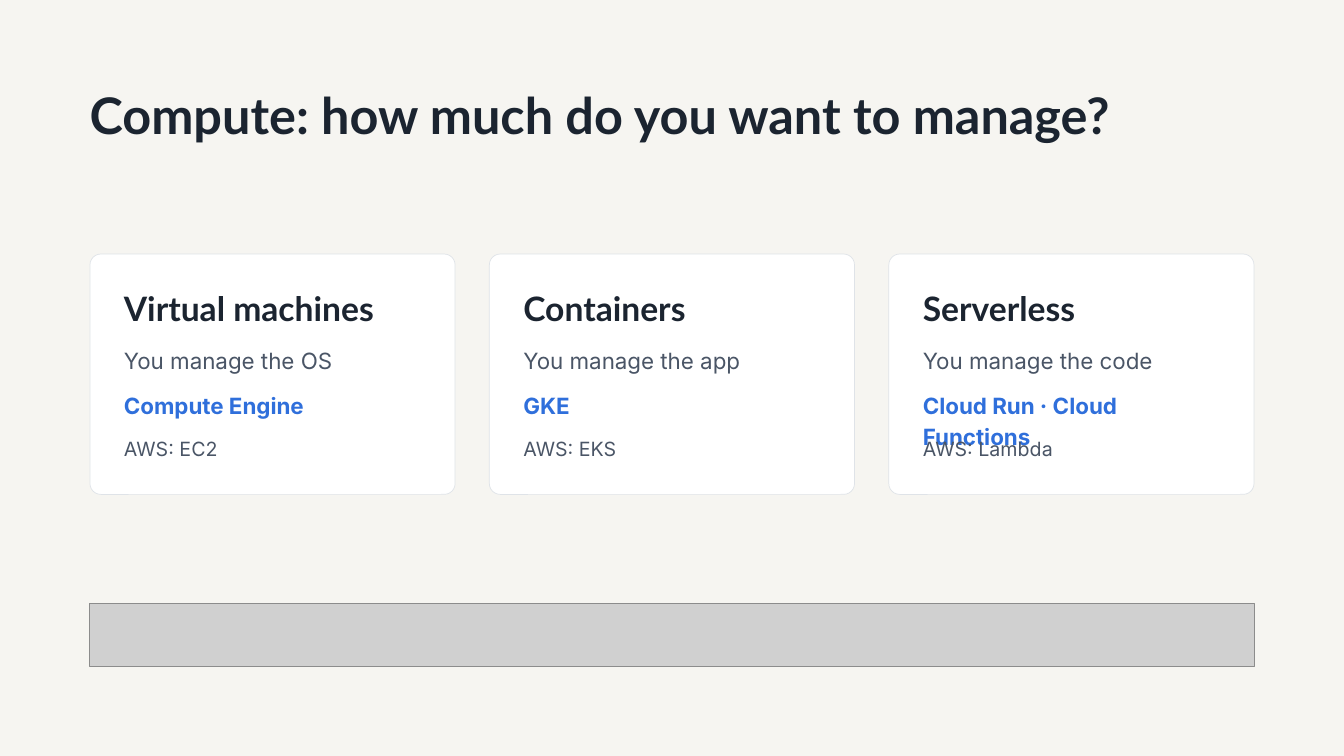
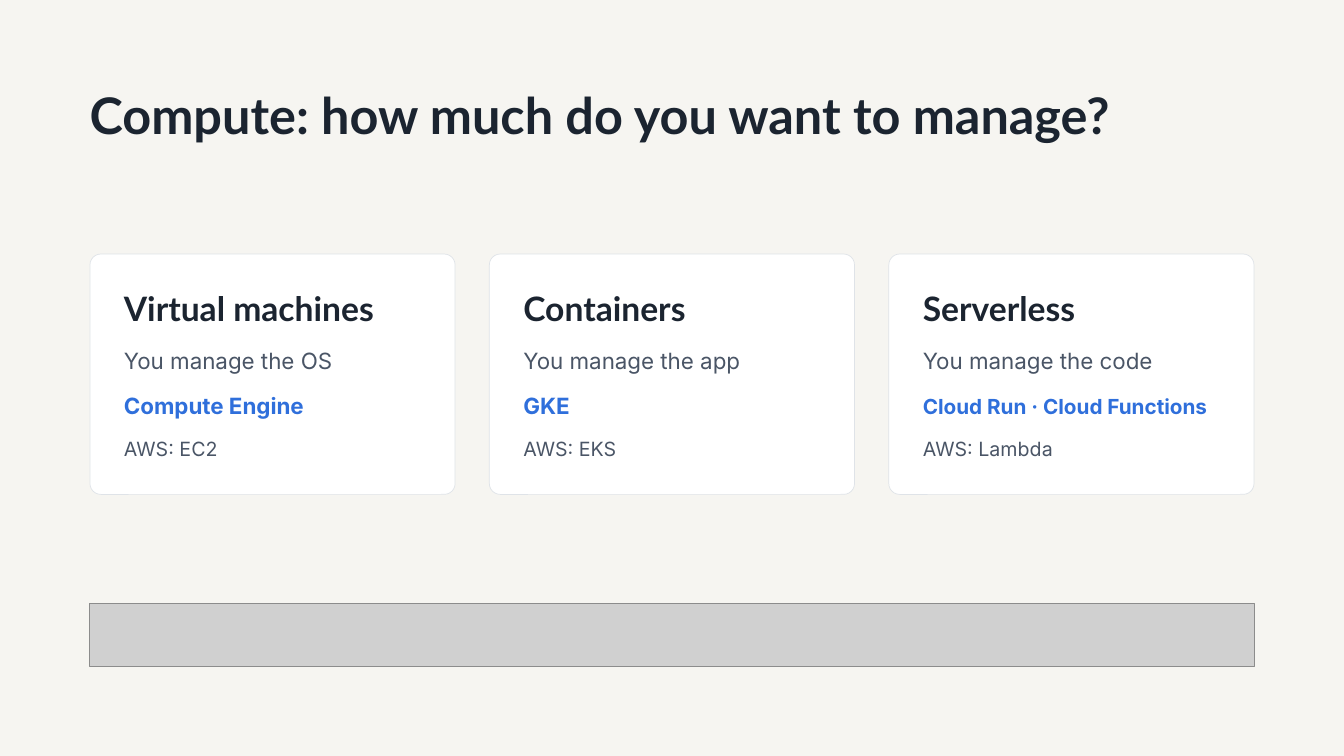
Before and after one commit to 1768SAIKUMAR/cloud-computing-srh, a slide deck: slide 14 of sessions/01-cloud-architecture-and-gcp-fundamentals/slides/session-01-cloud-architecture-and-gcp-fundamentals.pptx. Drawn at 1344x756 pixels with LibreOffice and Linux fonts; fonts in the diff are those of the drawing; grey boxes stand for pictures. Boxes give left, top, right and bottom in pixels: in the first picture for what was removed or moved away, otherwise in the second. Text is boxed around its words. In the diff, an @@ line names an element or a change of style, - is before the commit and + after.

```diff
--- a/sessions/01-cloud-architecture-and-gcp-fundamentals/slides/session-01-cloud-architecture-and-gcp-fundamentals.pptx
+++ b/sessions/01-cloud-architecture-and-gcp-fundamentals/slides/session-01-cloud-architecture-and-gcp-fundamentals.pptx
@@ text "Cloud Run · Cloud Functions" at [923, 398, 1207, 414]: size 16 to 14.8 pt @@
```
Also in this commit, not shown: 1 other slide changed.
